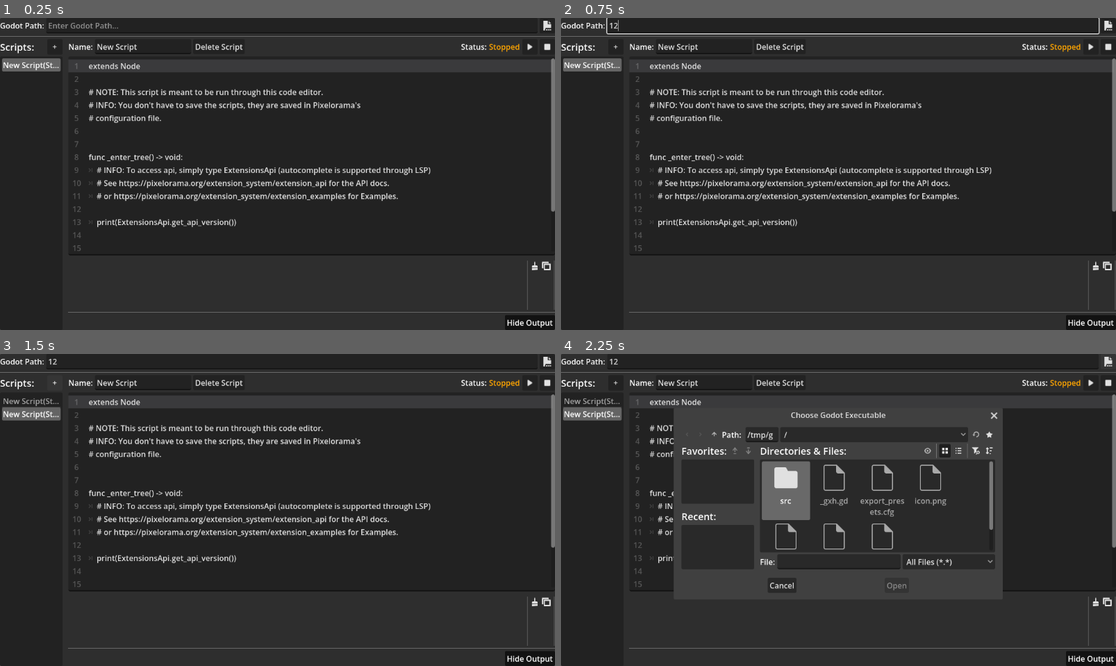
Above: before the commit, frames 1-4 (two rows, left to right).
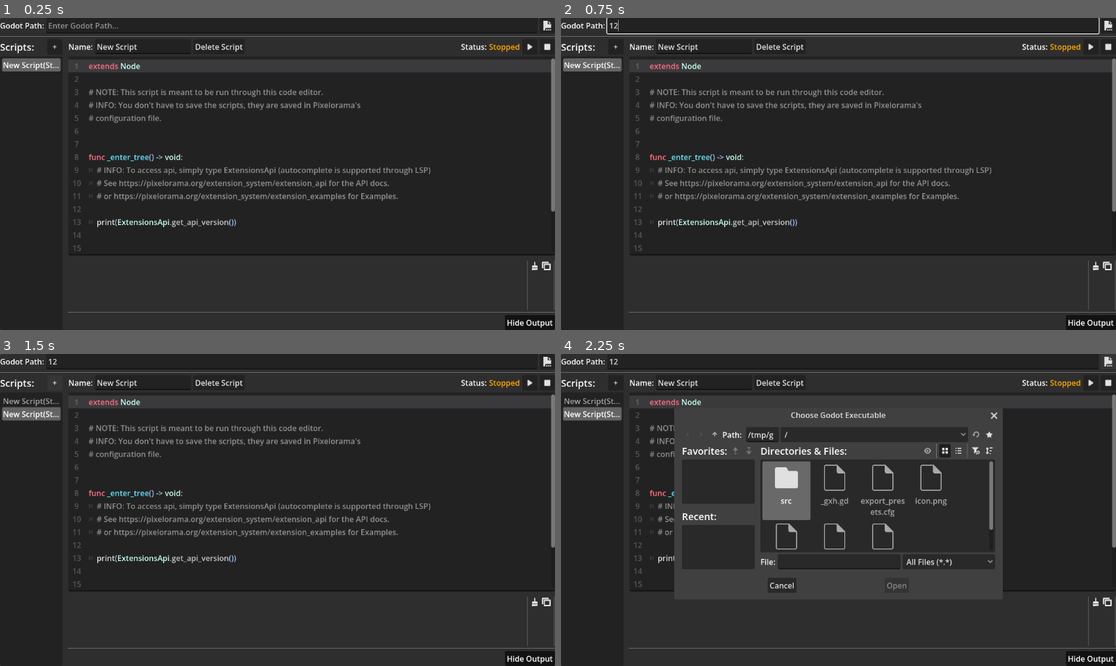
Above: after the commit, the same moments.

Repository: Variable-Interactive/Pixelorame-Ceramic
Game: Godot game, scene res://src/Extensions/Ceramic/CeramicEditor/Ceramic.tscn
The game is run twice, just before and just after one commit, with the same random seed, the same clock (stepped at 60 frames per second) and the same inputs.
Inputs (mouse positions are in pixels of both pictures, inside the frame that each line leads up to):
- Up to frame 1 (0.25 s): no input
- Up to frame 2 (0.75 s): click (855, 24) at 0.52 s; type "12" at 0.6 s
- Up to frame 3 (1.5 s): click "+" at 1.25 s
- Up to frame 4 (2.25 s): click (1110, 360) at 2 s

The runs differ from the first frame. In frame 1, 2.3% of the frame differs, in the area x 16-78%, y 14-68%; in frame 2, 2.3%; in frame 3, 2.3%; in frame 4, 1.3%.

Commit message:
Added some syntax highlight

Diff:
--- /dev/null
+++ b/src/Extensions/Ceramic/CeramicEditor/Nodes/Editor.gd
@@ -0,0 +1,187 @@
+extends CodeEdit
+
+
+# Called when the node enters the scene tree for the first time.
+func _ready() -> void:
+	var code_highlight := GDScriptHighlight.new()
+	syntax_highlighter = code_highlight
+
+
+class GDScriptHighlight:
+	extends CodeHighlighter
+
+	const COMMENT_COLOR := Color("ffffff80")
+	const FUNCTION_COLOR := Color("57b3ff")
+	const FUNCTION_DEFINE_COLOR := Color("66e6ff")
+	const KEYWORD_COLOR := Color("ff7085")
+	const STRING_COLOR := Color("ffeda1")
+	const SYMBOL_COLOR := Color("abc9ff")
+	const TEXT_COLOR := Color("ffffffbf")
+	const TYPE_COLOR := Color("c7ffed")
+
+	const GDSCRIPT_KEYWORDS := [
+		"if", "elif", "else",
+		"for", "while", "break", "continue", "pass",
+		"func", "class", "class_name", "extends",
+		"is", "in", "as",
+		"return", "await", "yield",
+		"var", "const", "static",
+		"enum", "signal",
+		"match",
+		"and", "or", "not",
+		"true", "false", "null",
+		"self", "super",
+		"breakpoint",
+	]
+
+	const GDSCRIPT_SYMBOLS := [
+		":", ",", ".", ";",
+		"(", ")", "[", "]", "{", "}",
+		"->",
+		"+", "-", "*", "/", "%", "**",
+		"=", "+=", "-=", "*=", "/=", "%=",
+		"==", "!=", "<", ">", "<=", ">=",
+		"&", "|", "^", "~", "<<", ">>"
+	]
+
+	const GDSCRIPT_TYPES := [
+		"int", "float", "bool", "void", "String",
+		"Vector2", "Vector3", "Vector4",
+		"Color", "Array", "Dictionary",
+		"Node", "Node2D", "Node3D",
+		"Resource", "Object",
+		"ExtensionsApi"
+	]
+
+	func add_range(
+		start: String, end: String, color: Color, line: String, formatter_dict: Dictionary
+	) -> void:
+		var comment_index := line.find("#")
+		var regex := RegEx.new()
+		var old_keys = formatter_dict.keys()
+		var starts = PackedInt32Array()
+		var ends = PackedInt32Array()
+		var i: int = 0
+		var err_start = regex.compile(start)
+		if err_start != OK:
+			return
+		for m in regex.search_all(line):
+			if is_same(end, start) and i % 2 != 0:
+				i += 1
+				continue
+			var start_index = m.get_start()
+			if comment_index != -1 and start_index > comment_index:
+				break
+			if start_index == -1:
+				break
+			starts.append(start_index)
+			formatter_dict[start_index] = {
+				"color": color,
+			}
+			i += 1
+
+		var err_end = regex.compile(end)
+		if err_end != OK:
+			return
+		for m in regex.search_all(line):
+			if is_same(end, start) and i % 2 == 0:
+				i += 1
+				continue
+			var end_index = m.get_end()
+			if comment_index != -1 and end_index > comment_index:
+				break
+			if end_index == -1:
+				break
+			ends.append(end_index)
+			formatter_dict[end_index] = {
+				"color": TEXT_COLOR,
+			}
+			for key in old_keys.duplicate():
+				if starts.size() >= ends.size():
+					if key in range(starts[ends.size() - 1] + 1, ends[ends.size() - 1]):
+						formatter_dict.erase(key)
+						old_keys.erase(key)
+			i += 1
+		return
+
+	func add_keyword(keyword: String, color: Color, line: String) -> Dictionary:
+		var result: Dictionary = {}
+		var comment_index := line.find("#")
+		var regex := RegEx.new()
+		var err = regex.compile("\\b" + keyword + "\\b")
+		if err != OK:
+			return result
+		for m in regex.search_all(line):
+			var start_index = m.get_start()
+			if comment_index != -1 and start_index > comment_index:
+				break
+			if start_index == -1:
+				break
+			result[start_index] = {
+				"color": color,
+			}
+			result[m.get_end()] = {
+				"color": TEXT_COLOR,
+			}
+		return result
+
+
+	func add_operator(operator: String, color: Color, line: String) -> Dictionary:
+		var result: Dictionary = {}
+		var comment_index := line.find("#")
+		var start_idx: int = 0
+		while true:
+			start_idx = line.find(operator, start_idx)
+			if comment_index != -1 and start_idx > comment_index:
+				break
+			if start_idx == -1:
+				break
+			result[start_idx] = {
+				"color": color,
+				"symbol": operator
+			}
+			start_idx += operator.length()
+			result[start_idx] = {
+				"color": TEXT_COLOR,
+				"symbol": "(space)"
+			}
+		return result
+
+
+	func highlight_func_defs(line: String, result: Dictionary):
+		var func_def_index := line.find("func")
+		if func_def_index != -1:
+			var name_start := func_def_index + 5
+			var name_end := name_start
+			while name_end < line.length() and line[name_end].is_valid_ascii_identifier():
+				name_end += 1
+			result[name_start] = {
+				"color": FUNCTION_DEFINE_COLOR,
+			}
+
+	func _get_line_syntax_highlighting(line: int) -> Dictionary:
+		var result := {}  # Order of
+		var text := get_text_edit().get_line(line)
+
+		# Keywords etc...
+		for keyword in GDSCRIPT_SYMBOLS: # Should be at the top
+			result.merge(add_operator(keyword, SYMBOL_COLOR, text), true)
+		for keyword in GDSCRIPT_KEYWORDS:
+			result.merge(add_keyword(keyword, KEYWORD_COLOR, text), true)
+		for keyword in GDSCRIPT_TYPES:
+			result.merge(add_keyword(keyword, TYPE_COLOR, text), true)
+		# Highlight function declaration
+		highlight_func_defs(text, result)
+
+		## Comments
+		var comment_index := text.find("#")
+		if comment_index != -1:
+			result[comment_index] = {
+				"color": COMMENT_COLOR,
+			}
+
+		## Ranges
+		add_range("\"", "\"", STRING_COLOR, text, result)
+		add_range("'", "'", STRING_COLOR, text, result)
+		result.sort()
+		return result
--- a/src/Extensions/Ceramic/CeramicEditor/Nodes/Editor.tscn
+++ b/src/Extensions/Ceramic/CeramicEditor/Nodes/Editor.tscn
@@ -1,4 +1,6 @@
 [gd_scene format=3 uid="uid://bwayu12y30h5p"]
+
+[ext_resource type="Script" uid="uid://e2r0m55cg3hy" path="res://src/Extensions/Ceramic/CeramicEditor/Nodes/Editor.gd" id="1_jqywl"]
 
 [node name="Editor" type="CodeEdit" unique_id=1705643067]
 anchors_preset = 15
@@ -7,18 +9,7 @@
 grow_horizontal = 2
 grow_vertical = 2
 size_flags_vertical = 3
-text = "extends Node
-
-@onready var extension_api: Node  # Variable for keeping reference to the Api
-
-# This script acts as a setup for the extension
-func _enter_tree() -> void:
-	# See https://pixelorama.org/extension_system/extension_api for the API docs.
-	extension_api = get_node_or_null(\"/root/ExtensionsApi\")  # Accessing the Api
-
-func _exit_tree() -> void:  # Extension is being uninstalled or disabled
-	# remember to remove things that you added using this extension
-	pass"
+text = "print(ExtensionsApi.get_api_version())"
 caret_blink = true
 draw_tabs = true
 gutters_draw_line_numbers = true
@@ -26,3 +17,4 @@
 indent_automatic = true
 auto_brace_completion_enabled = true
 auto_brace_completion_highlight_matching = true
+script = ExtResource("1_jqywl")
Not shown, added: src/Extensions/Ceramic/CeramicEditor/Nodes/Editor.gd.uid
